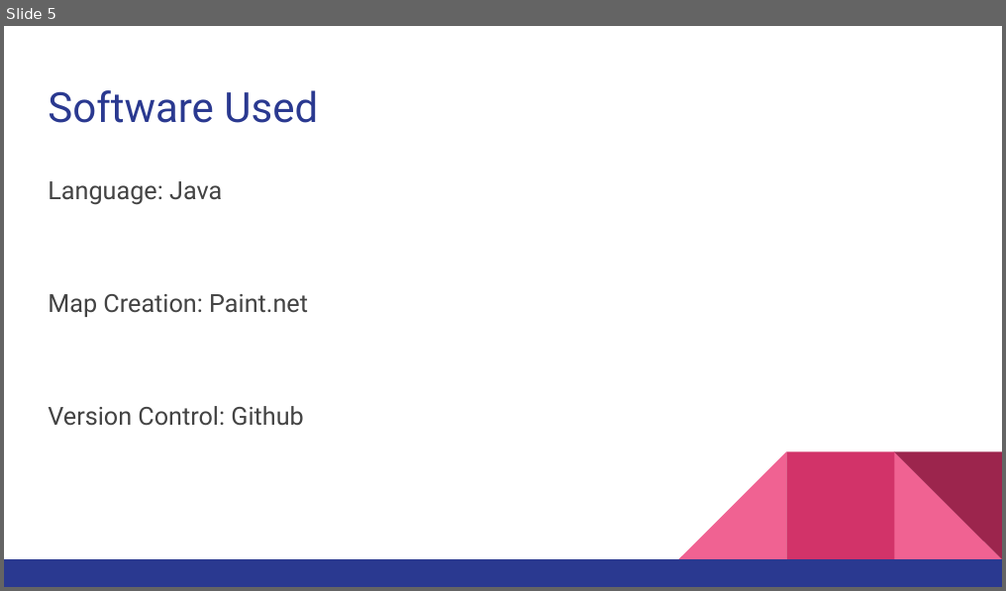
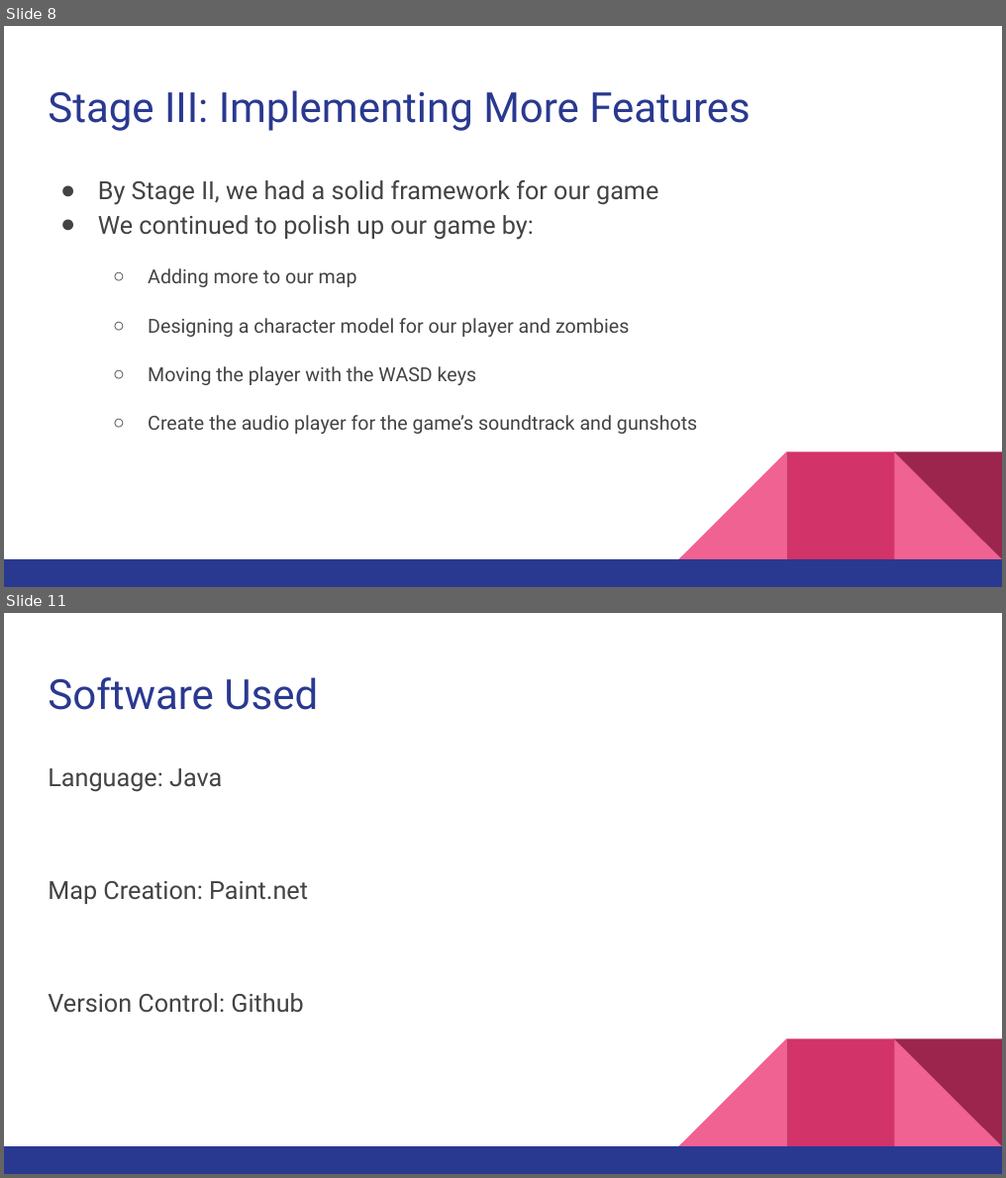
Before and after one commit to Dishoungh/software_engineering_project, a slide deck: Zombie Shooter Game.pptx. Shown one above the other, each under a label of ours: slide 5 before the commit, slides 8 and 11 after it; the slides between them are not shown. The pictures are 1006x591 and 1006x1178 pixels, drawn with LibreOffice and Linux fonts; fonts in the diff are those of the drawing. Boxes give left, top, right and bottom in pixels: in the first picture for what was removed or moved away, otherwise in the second. Text is boxed around its words. In the diff, an @@ line names an element or a change of style, - is before the commit and + after.

```diff
--- a/Zombie Shooter Game.pptx
+++ b/Zombie Shooter Game.pptx
@@ slide 8 added at <box>4,26,1002,587</box>, background #FFFFFF; not listed: 5 template elements that a slide beside it also shows @@
@@ title added at <box>48,90,749,131</box>, 30 pt, text #2A3990 @@
+Stage III: Implementing More Features
@@ text added at <box>98,180,697,434</box>, 14 pt, text #434343 @@
+● By Stage II, we had a solid framework for our game
+● We continued to polish up our game by:
+  ○ Adding more to our map
+  ○ Designing a character model for our player and zombies
+  ○ Moving the player with the WASD keys
+  ○ Create the audio player for the game’s soundtrack and gunshots
@@ what was slide 5 is now slide 11 @@
```
Also in this commit, not shown: 4 slides changed, 5 other slides added, 3 slides removed, 1 other file.
